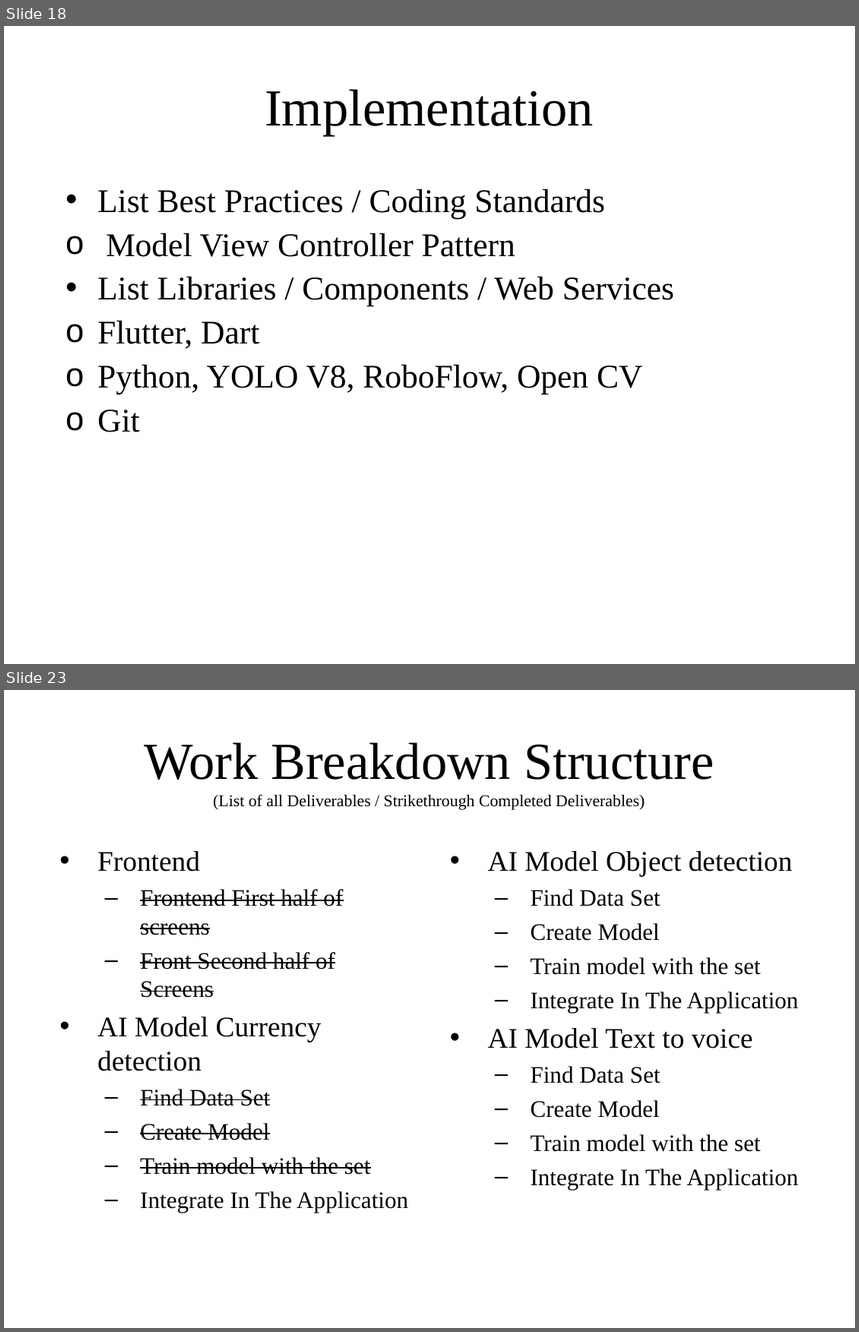
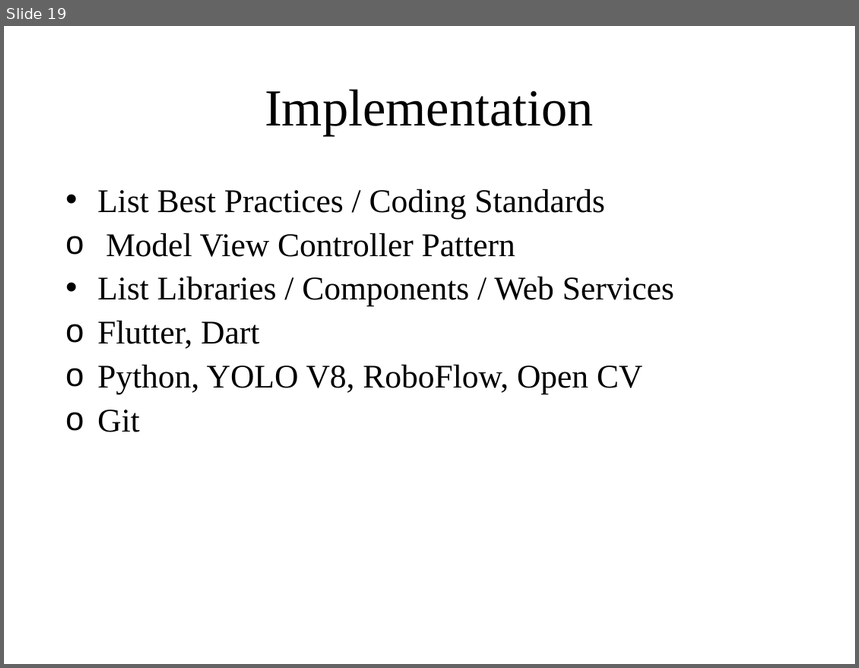
Before and after one commit to usama1123456789/AIEYEGUIDE_FYP1, a slide deck: 07.1 - FYP Presentation_SDP1 (2).pptx. Shown one above the other, each under a label of ours: slides 18 and 23 before the commit, slide 19 after it; the slides between them are not shown. The pictures are 859x1332 and 859x668 pixels, drawn with LibreOffice and Linux fonts; fonts in the diff are those of the drawing; background and template pictures are left out. Boxes give left, top, right and bottom in pixels: in the first picture for what was removed or moved away, otherwise in the second. Text is boxed around its words. In the diff, an @@ line names an element or a change of style, - is before the commit and + after.

```diff
--- a/07.1 - FYP Presentation_SDP1 (2).pptx
+++ b/07.1 - FYP Presentation_SDP1 (2).pptx
@@ slide 23 removed at bbox=[4, 690, 855, 1328], background picture (left out) @@
@@ title removed at bbox=[144, 742, 715, 810] @@
-Work Breakdown Structure
-(List of all Deliverables / Strikethrough Completed Deliverables)
@@ text removed at bbox=[97, 851, 408, 1212] @@
-• Frontend
-  – Frontend First half of screens
-  – Front Second half of Screens
-• AI Model Currency detection
-  – Find Data Set
-  – Create Model
-  – Train model with the set
-  – Integrate In The Application
@@ text removed at bbox=[488, 851, 799, 1189] @@
-• AI Model Object detection
-  – Find Data Set
-  – Create Model
-  – Train model with the set
-  – Integrate In The Application
-• AI Model Text to voice
-  – Find Data Set
-  – Create Model
-  – Train model with the set
-  – Integrate In The Application
@@ what was slide 18 is now slide 19 @@
```
Also in this commit, not shown: 4 slides changed, 10 slides added, 16 other slides removed.
